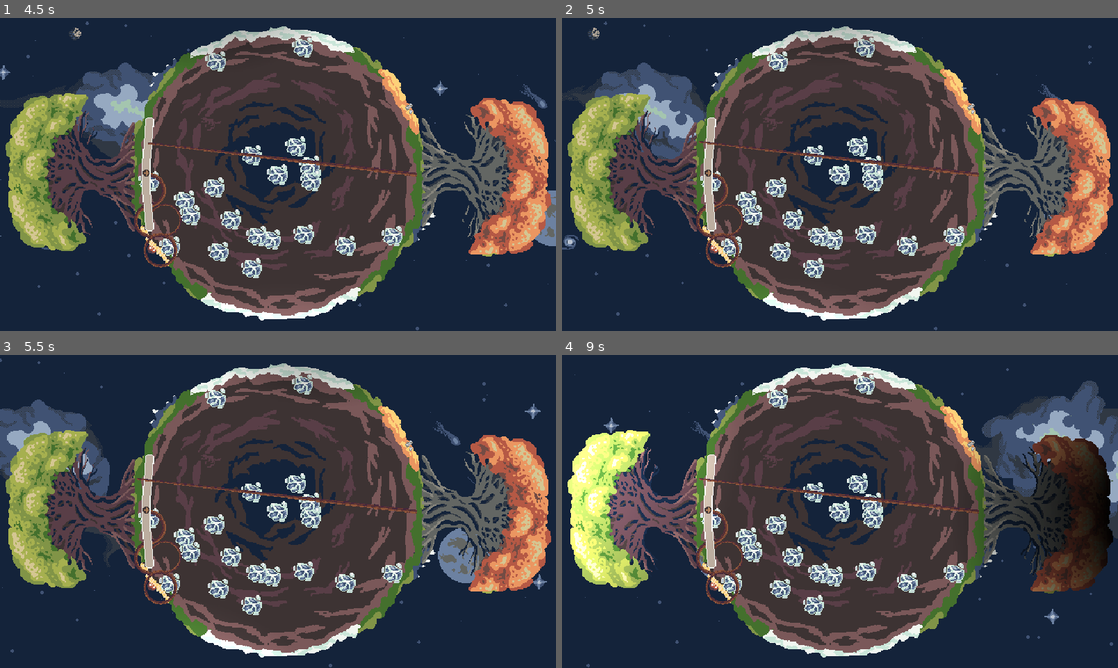
Above: before the commit, frames 1-4 (two rows, left to right).
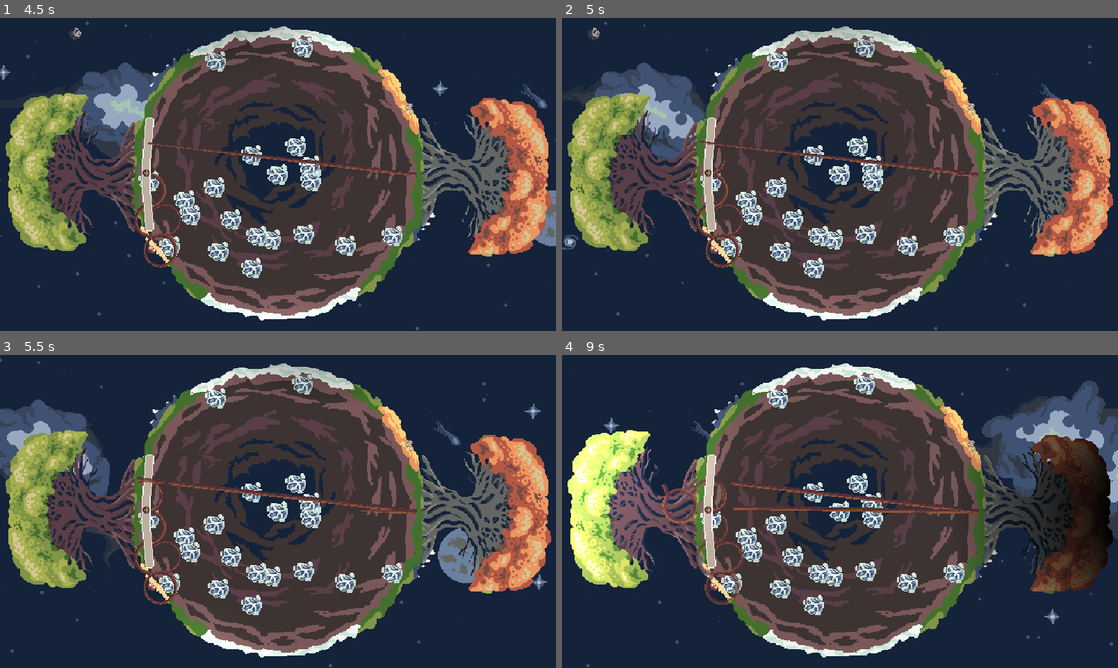
Above: after the commit, the same moments.

Repository: Rotta-Games/ragerootin
Game: Godot game, scene res://main.tscn
Two runs of this game, one before a commit and one after it. Both use one fixed random seed, a clock stepped at 60 frames per second and the inputs below. Sound files missing from this copy of the repository are replaced by a short silence.
Inputs:
- Up to frame 1 (4.5 s): tap Enter at 0.5 s; hold Right (player1_move_right) 0.53-1.28 s; hold Left (player1_move_left) 1.28-2.03 s; hold Right (player1_move_right) 2.03-3.53 s; hold Left (player1_move_left) from 3.53 s (still down)
- Up to frame 2 (5 s): keep holding Left (player1_move_left)
- Up to frame 3 (5.5 s): keep holding Left (player1_move_left)
- Up to frame 4 (9 s): release Left (player1_move_left) at 5.78 s; hold Right (player1_move_right) 5.78-8.03 s; hold Left (player1_move_left) from 8.03 s (still down)

Frame 1 is identical in both runs. In frame 2, less than 0.1% of the frame differs, in the area x 27-75%, y 45-51%; in frame 3, 0.4%; in frame 4, 1.5%, in the area x 17-75%, y 39-80%.

Commit message:
fix shit

Diff:
--- a/root.gd
+++ b/root.gd
@@ -3,7 +3,6 @@
 @onready var line = $Line2D
 @onready var body = $Line2D/BodyArea
 @onready var head = $Line2D/HeadArea
-@onready var timer = $SegmentTimer
 
 @export var speed = 80
 @export var turn_speed = 270
@@ -36,7 +35,9 @@
 
 func _process(delta):
 	if line.get_point_count() >= max_segments:
-		self.growing = false
+		if self.growing:
+			self.growing = false
+			emit_signal("done_growing")
 	if not growing:
 		return
 	var rotated = head_dir.rotated(angle * delta)
@@ -79,11 +80,6 @@
 		add_point(point)
 
 
-func _on_segment_timer_timeout():
-	pass
-	# add_point(head_pos)
-
-
 func handle_dead_split(cut_index: int):
 	# split the line in two
 	var dead_line = line.duplicate()
@@ -121,10 +117,10 @@
 
 func _on_body_area_shape_entered(_area_rid:RID, area:Area2D, _area_shape_index:int, local_shape_index:int):
 	if area.name == "HeadArea":
-		timer.stop()
-		self.growing = false
 
 		handle_dead_split(local_shape_index)
 		handle_alive_split(local_shape_index)
 
-		emit_signal("done_growing")
+		if self.growing:
+			self.growing = false
+			emit_signal("done_growing")
--- a/root.tscn
+++ b/root.tscn
@@ -42,9 +42,4 @@
 shape = SubResource("CircleShape2D_wwsei")
 script = SubResource("GDScript_v0e8w")
 
-[node name="SegmentTimer" type="Timer" parent="."]
-wait_time = 0.1
-autostart = true
-
 [connection signal="area_shape_entered" from="Line2D/BodyArea" to="." method="_on_body_area_shape_entered"]
-[connection signal="timeout" from="SegmentTimer" to="." method="_on_segment_timer_timeout"]
